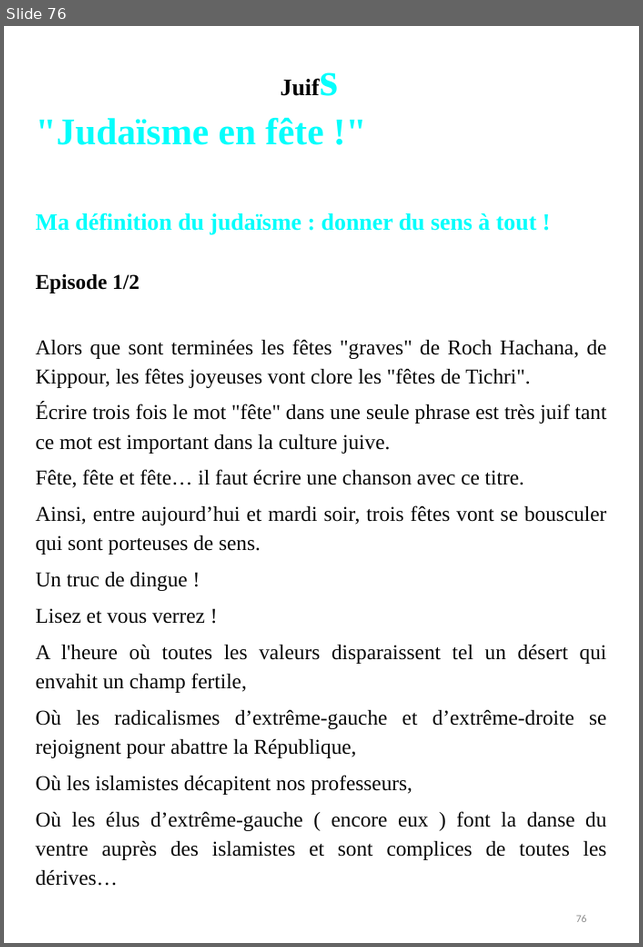
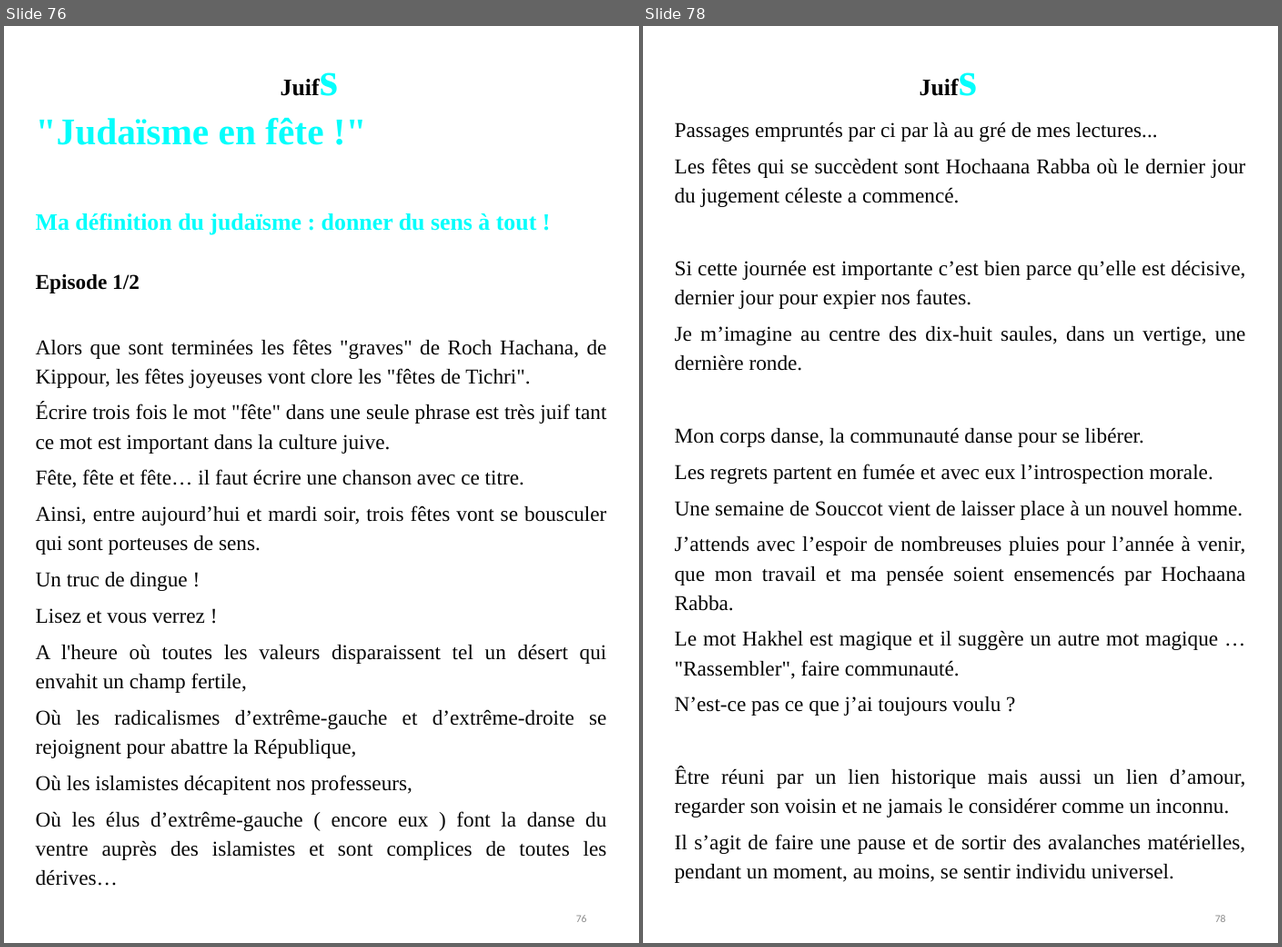
Before and after one commit to BenjaminLOUIS84/e_commerce, a slide deck: e_commerce/public/ppsx/tome2.ppsx. Shown side by side, each under a label of ours: slide 76 before the commit, slides 76 and 78 after it; the slides between them are not shown. The pictures are 643x947 and 1282x947 pixels, drawn with LibreOffice and Linux fonts; fonts in the diff are those of the drawing. Boxes give left, top, right and bottom in pixels: in the first picture for what was removed or moved away, otherwise in the second. Text is boxed around its words. In the diff, an @@ line names an element or a change of style, - is before the commit and + after.

```diff
--- a/e_commerce/public/ppsx/tome2.ppsx
+++ b/e_commerce/public/ppsx/tome2.ppsx
@@ slide 78 added at (x1=643, y1=26, x2=1278, y2=943), background #FFFFFF @@
@@ text added at (x1=911, y1=44, x2=992, y2=136), 20.1 pt, text #000000, bold @@
+Juifs
@@ text added at (x1=675, y1=122, x2=1246, y2=883), 18 pt, text #050505 @@
+Passages empruntés par ci par là au gré de mes lectures...
+Les fêtes qui se succèdent sont Hochaana Rabba où le dernier jour du jugement céleste a commencé.
+Si cette journée est importante c’est bien parce qu’elle est décisive, dernier jour pour expier nos fautes.
+Je m’imagine au centre des dix-huit saules, dans un vertige, une dernière ronde.
+Mon corps danse, la communauté danse pour se libérer.
+Les regrets partent en fumée et avec eux l’introspection morale.
+Une semaine de Souccot vient de laisser place à un nouvel homme.
+J’attends avec l’espoir de nombreuses pluies pour l’année à venir, que mon travail et ma pensée soient ensemencés par Hochaana Rabba.
+Le mot Hakhel est magique et il suggère un autre mot magique … "Rassembler", faire communauté.
+N’est-ce pas ce que j’ai toujours voulu ?
+Être réuni par un lien historique mais aussi un lien d’amour, regarder son voisin et ne jamais le considérer comme un inconnu.
+Il s’agit de faire une pause et de sortir des avalanches matérielles, pendant un moment, au moins, se sentir individu universel.
@@ page number added at (x1=1215, y1=915, x2=1226, y2=922), 9 pt, text #8C8C8C @@
+78
```
Also in this commit, not shown: 3 slides changed, 79 other slides added.
